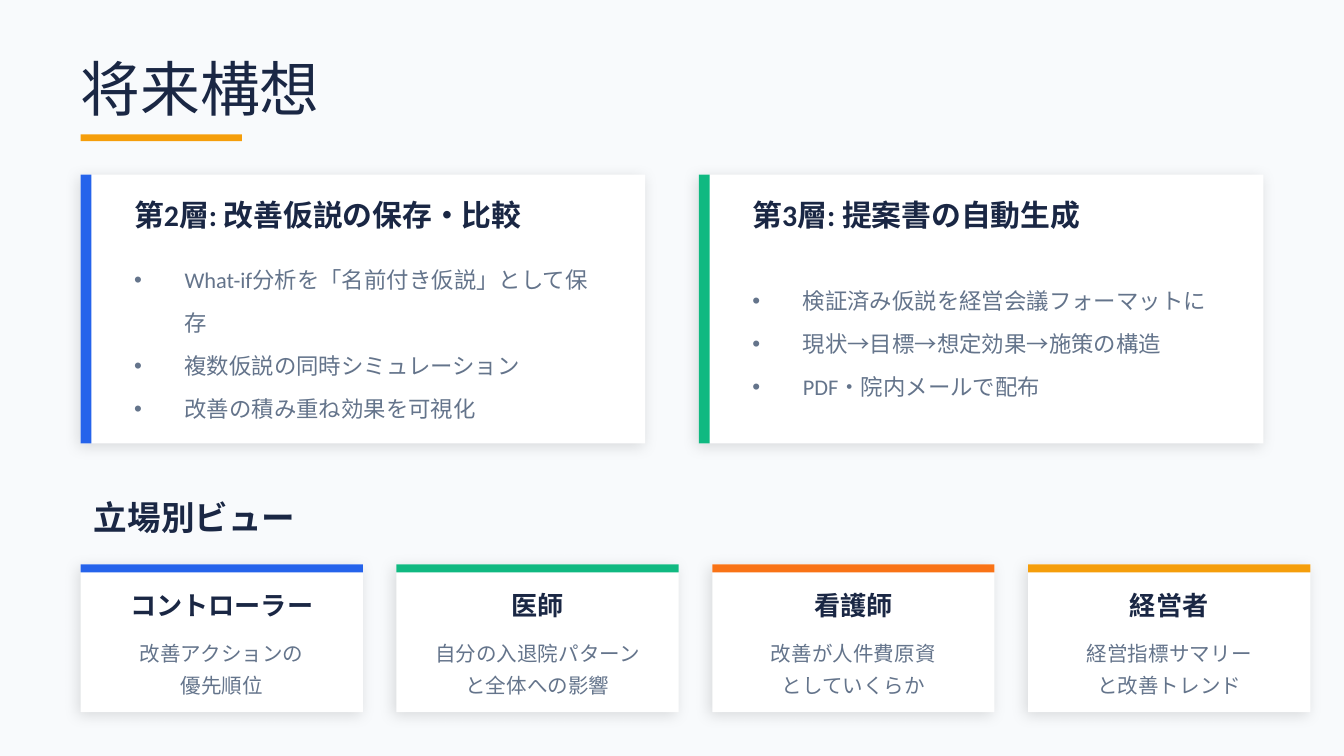
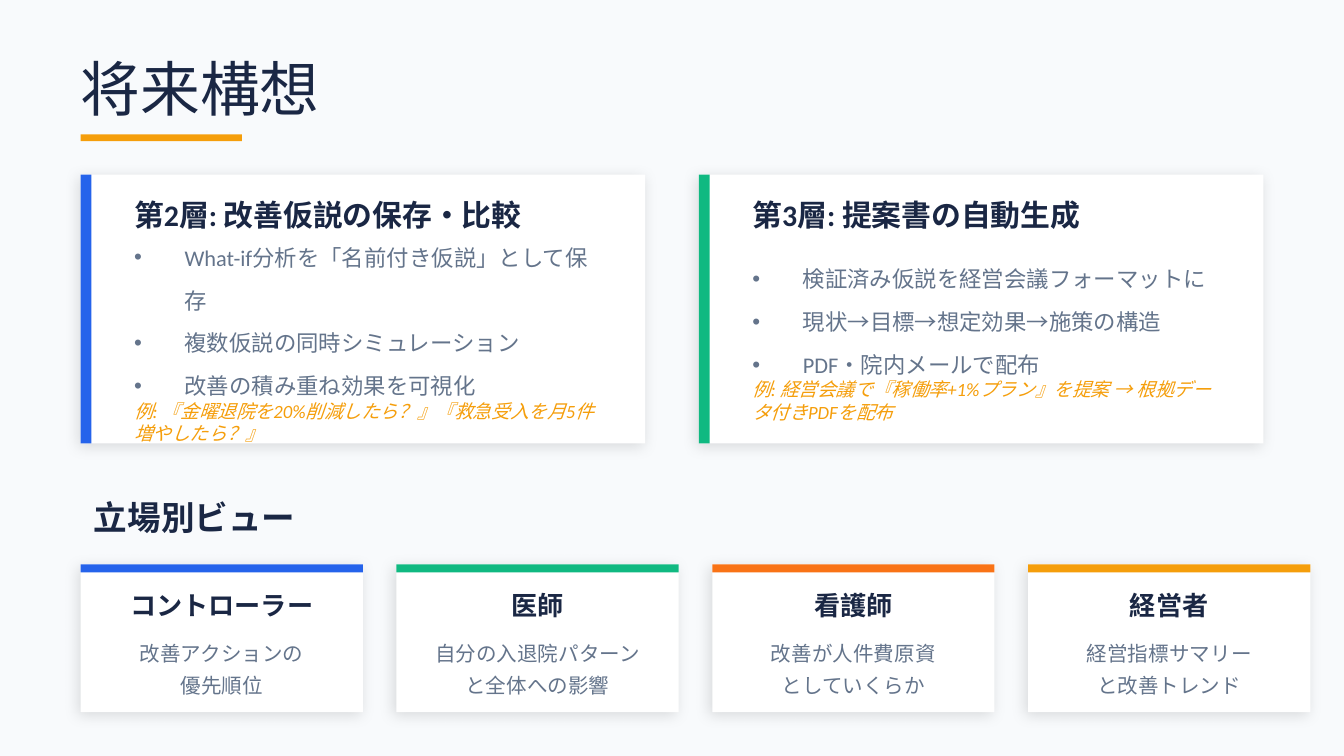
Before and after one commit to torukubota2023/bed-control-simulator, a slide deck: slide 10 of docs/admin/bed_control_evolution_presentation.pptx. Drawn at 1344x756 pixels with LibreOffice and Linux fonts; fonts in the diff are those of the drawing. Boxes give left, top, right and bottom in pixels: in the first picture for what was removed or moved away, otherwise in the second. Text is boxed around its words. In the diff, an @@ line names an element or a change of style, - is before the commit and + after.

```diff
--- a/docs/admin/bed_control_evolution_presentation.pptx
+++ b/docs/admin/bed_control_evolution_presentation.pptx
@@ text at <box>752,380,1210,421</box>: paragraph added @@
+例: 経営会議で『稼働率+1%プラン』を提案 → 根拠データ付きPDFを配布
@@ text at <box>134,402,566,420</box>: paragraph added @@
+例: 『金曜退院を20%削減したら？』『救急受入を月5件増やしたら？』
```
Also in this commit, not shown: 10 other slides changed.
